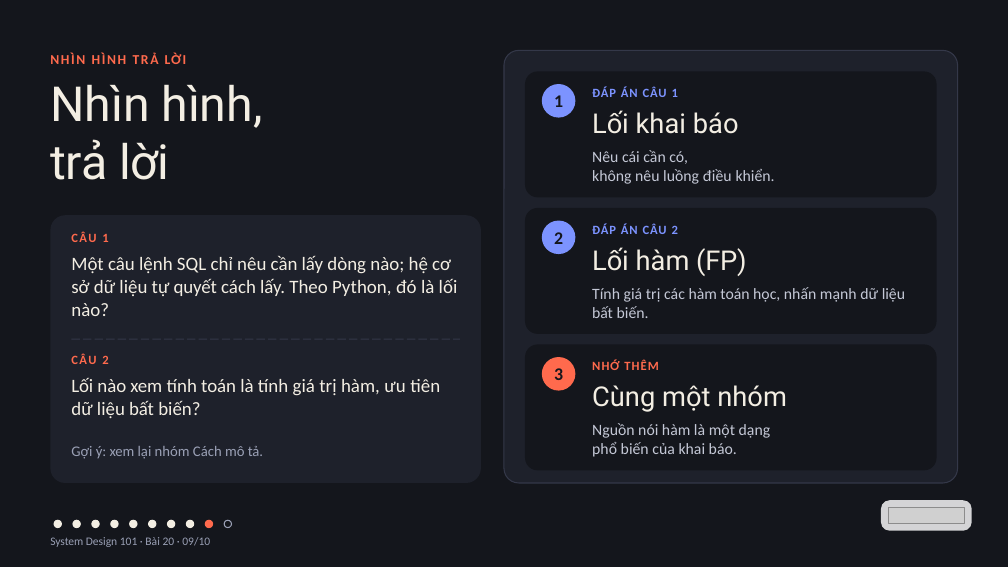
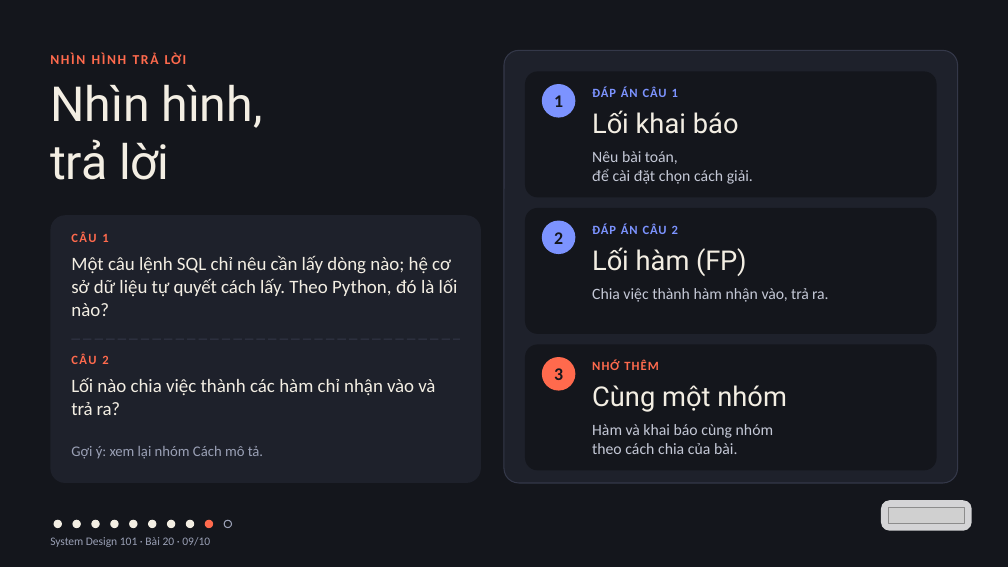
Before and after one commit to vohoailinh90/tool-marketing-studio, a slide deck: slide 9 of system-design-101/vi/lessons/sd-10-020/slides/sd-10-020.pptx. Drawn at 1008x567 pixels with LibreOffice and Linux fonts; fonts in the diff are those of the drawing; grey boxes stand for pictures. Boxes give left, top, right and bottom in pixels: in the first picture for what was removed or moved away, otherwise in the second. Text is boxed around its words. In the diff, an @@ line names an element or a change of style, - is before the commit and + after.

```diff
--- a/system-design-101/vi/lessons/sd-10-020/slides/sd-10-020.pptx
+++ b/system-design-101/vi/lessons/sd-10-020/slides/sd-10-020.pptx
@@ text at bbox=[592, 151, 753, 184]: text changed @@
-Nêu cái cần có,
-không nêu luồng điều khiển.
+Nêu bài toán,
+để cài đặt chọn cách giải.
@@ text at bbox=[592, 288, 828, 302]: text changed @@
-Tính giá trị các hàm toán học, nhấn mạnh dữ liệu bất biến.
+Chia việc thành hàm nhận vào, trả ra.
@@ text at bbox=[71, 378, 435, 415]: text changed @@
-Lối nào xem tính toán là tính giá trị hàm, ưu tiên dữ liệu bất biến?
+Lối nào chia việc thành các hàm chỉ nhận vào và trả ra?
@@ text at bbox=[592, 424, 774, 454]: text changed @@
-Nguồn nói hàm là một dạng
-phổ biến của khai báo.
+Hàm và khai báo cùng nhóm
+theo cách chia của bài.
```
Also in this commit, not shown: 8 other slides changed, 4 other files.
